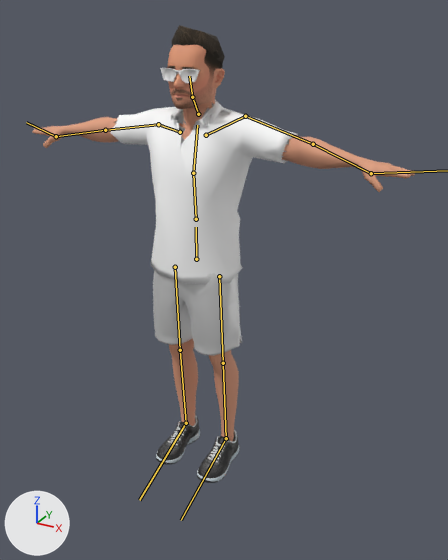
One commit to the FBX model Assets/GameJam/Characters/Squoof/Squoof_Game.fbx: the scene before it, then after it.
Camera for both pictures: a camera (50 mm lens) standing at (1.105, -1.786, 1.734) and looking at (0.109, 0.025, 0.829). Arrows for +X, +Y and +Z are at lower left; the lights stay in place. The older version comes first. The bones that bend it are drawn over the model as lines.

The first picture shows 'Squoof'.
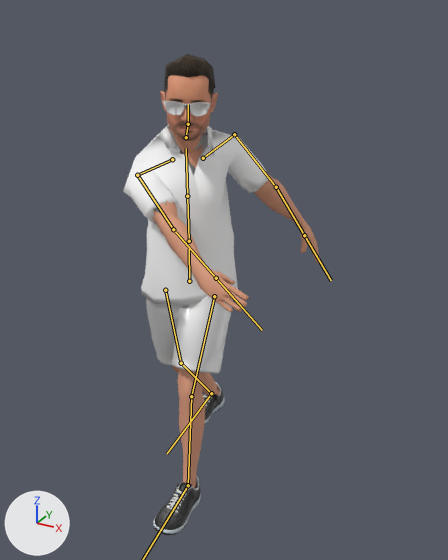
The newer file adds an action. The first version stands in its rest pose; the second is drawn at frame 13 of the action 'Armature|Armature|Armature|Armature|Armature|Slap'.

Edits to the scene script, one JSON object a line:
```json
{"block": "bone_hips", "where": "bone_hips = bpy.data.objects['Armature'].pose.bones['Hips']"}
{"op": "set", "path": "bone_hips.location", "old": "(0.0, 0.0, 0.0)", "new": "(0.0, -0.068, 0.049)"}
{"op": "set", "path": "bone_hips.rotation_quaternion", "old": "(1.0, 0.0, 0.0, 0.0)", "new": "(0.995, 0.0, 0.105, 0.002)", "note": "degrees (0, 0, 0) -> degrees (0, 12, 0)"}
{"block": "bone_spine", "where": "bone_spine = bpy.data.objects['Armature'].pose.bones['Spine']  # child of 'Hips'"}
{"op": "set", "path": "bone_spine.rotation_quaternion", "old": "(1.0, 0.0, 0.0, 0.0)", "new": "(0.993, 0.0, 0.122, -0.007)", "note": "degrees (0, 0, 0) -> degrees (0, 14, -1)"}
{"block": "bone_chest", "where": "bone_chest = bpy.data.objects['Armature'].pose.bones['Chest']  # child of 'Spine'"}
{"op": "set", "path": "bone_chest.rotation_quaternion", "old": "(1.0, 0.0, 0.0, 0.0)", "new": "(0.986, 0.086, 0.138, 0.014)", "note": "degrees (0, 0, 0) -> degrees (10, 16, 3)"}
{"block": "bone_head", "where": "bone_head = bpy.data.objects['Armature'].pose.bones['Head']  # child of 'Neck'"}
{"op": "set", "path": "bone_head.rotation_quaternion", "old": "(1.0, 0.0, 0.0, 0.0)", "new": "(0.993, 0.0, -0.119, 0.025)", "note": "degrees (0, 0, 0) -> degrees (0, -14, 3)"}
{"block": "bone_shoulder_l", "where": "bone_shoulder_l = bpy.data.objects['Armature'].pose.bones['Shoulder.L']  # child of 'Chest'"}
{"op": "set", "path": "bone_shoulder_l.rotation_quaternion", "old": "(1.0, 0.0, 0.0, 0.0)", "new": "(0.991, -0.012, 0.126, -0.032)", "note": "degrees (0, 0, 0) -> degrees (-2, 14, -4)"}
{"block": "bone_upperarm_l", "where": "bone_upperarm_l = bpy.data.objects['Armature'].pose.bones['UpperArm.L']  # child of 'Shoulder.L'"}
{"op": "set", "path": "bone_upperarm_l.rotation_quaternion", "old": "(1.0, 0.0, 0.0, 0.0)", "new": "(0.963, 0.152, -0.035, -0.22)", "note": "degrees (0, 0, 0) -> degrees (18, 0, -26)"}
{"block": "bone_lowerarm_l", "where": "bone_lowerarm_l = bpy.data.objects['Armature'].pose.bones['LowerArm.L']  # child of 'UpperArm.L'"}
{"op": "set", "path": "bone_lowerarm_l.rotation_quaternion", "old": "(1.0, 0.0, 0.0, 0.0)", "new": "(0.997, -0.049, 0.0, -0.063)", "note": "degrees (0, 0, 0) -> degrees (-6, 0, -7)"}
{"block": "bone_hand_l", "where": "bone_hand_l = bpy.data.objects['Armature'].pose.bones['Hand.L']  # child of 'LowerArm.L'"}
{"op": "set", "path": "bone_hand_l.rotation_quaternion", "old": "(1.0, 0.0, 0.0, 0.0)", "new": "(0.96, 0.203, 0.0, -0.194)", "note": "degrees (0, 0, 0) -> degrees (23, 5, -22)"}
{"block": "bone_shoulder_r", "where": "bone_shoulder_r = bpy.data.objects['Armature'].pose.bones['Shoulder.R']  # child of 'Chest'"}
{"op": "set", "path": "bone_shoulder_r.rotation_quaternion", "old": "(1.0, 0.0, 0.0, 0.0)", "new": "(0.941, 0.164, 0.16, 0.249)", "note": "degrees (0, 0, 0) -> degrees (23, 13, 32)"}
{"block": "bone_upperarm_r", "where": "bone_upperarm_r = bpy.data.objects['Armature'].pose.bones['UpperArm.R']  # child of 'Shoulder.R'"}
{"op": "set", "path": "bone_upperarm_r.rotation_quaternion", "old": "(1.0, 0.0, 0.0, 0.0)", "new": "(0.785, 0.458, -0.157, 0.385)", "note": "degrees (0, 0, 0) -> degrees (48, -37, 35)"}
{"block": "bone_lowerarm_r", "where": "bone_lowerarm_r = bpy.data.objects['Armature'].pose.bones['LowerArm.R']  # child of 'UpperArm.R'"}
{"op": "set", "path": "bone_lowerarm_r.rotation_quaternion", "old": "(1.0, 0.0, 0.0, 0.0)", "new": "(0.997, -0.057, 0.0, 0.044)", "note": "degrees (0, 0, 0) -> degrees (-7, 0, 5)"}
{"block": "bone_hand_r", "where": "bone_hand_r = bpy.data.objects['Armature'].pose.bones['Hand.R']  # child of 'LowerArm.R'"}
{"op": "set", "path": "bone_hand_r.rotation_quaternion", "old": "(1.0, 0.0, 0.0, 0.0)", "new": "(0.959, 0.242, 0.0, 0.148)", "note": "degrees (0, 0, 0) -> degrees (28, -4, 16)"}
{"block": "bone_upperleg_l", "where": "bone_upperleg_l = bpy.data.objects['Armature'].pose.bones['UpperLeg.L']  # child of 'Hips'"}
{"op": "set", "path": "bone_upperleg_l.rotation_quaternion", "old": "(1.0, 0.0, 0.0, 0.0)", "new": "(0.964, 0.261, 0.0, -0.057)", "note": "degrees (0, 0, 0) -> degrees (30, 2, -6)"}
{"block": "bone_lowerleg_l", "where": "bone_lowerleg_l = bpy.data.objects['Armature'].pose.bones['LowerLeg.L']  # child of 'UpperLeg.L'"}
{"op": "set", "path": "bone_lowerleg_l.rotation_quaternion", "old": "(1.0, 0.0, 0.0, 0.0)", "new": "(0.983, -0.177, 0.0, 0.046)", "note": "degrees (0, 0, 0) -> degrees (-20, 1, 5)"}
{"block": "bone_foot_l", "where": "bone_foot_l = bpy.data.objects['Armature'].pose.bones['Foot.L']  # child of 'LowerLeg.L'"}
{"op": "set", "path": "bone_foot_l.rotation_quaternion", "old": "(1.0, 0.0, 0.0, 0.0)", "new": "(0.994, -0.055, 0.0, -0.094)", "note": "degrees (0, 0, 0) -> degrees (-6, -1, -11)"}
{"block": "bone_upperleg_r", "where": "bone_upperleg_r = bpy.data.objects['Armature'].pose.bones['UpperLeg.R']  # child of 'Hips'"}
{"op": "set", "path": "bone_upperleg_r.rotation_quaternion", "old": "(1.0, 0.0, 0.0, 0.0)", "new": "(0.996, -0.088, 0.0, 0.032)", "note": "degrees (0, 0, 0) -> degrees (-10, 0, 4)"}
{"block": "bone_lowerleg_r", "where": "bone_lowerleg_r = bpy.data.objects['Armature'].pose.bones['LowerLeg.R']  # child of 'UpperLeg.R'"}
{"op": "set", "path": "bone_lowerleg_r.rotation_quaternion", "old": "(1.0, 0.0, 0.0, 0.0)", "new": "(0.977, -0.21, 0.0, 0.04)", "note": "degrees (0, 0, 0) -> degrees (-24, 1, 4)"}
{"block": "bone_foot_r", "where": "bone_foot_r = bpy.data.objects['Armature'].pose.bones['Foot.R']  # child of 'LowerLeg.R'"}
{"op": "set", "path": "bone_foot_r.rotation_quaternion", "old": "(1.0, 0.0, 0.0, 0.0)", "new": "(0.918, 0.384, 0.0, -0.099)", "note": "degrees (0, 0, 0) -> degrees (45, 4, -10)"}
```

Pixel boxes (x1, y1, x2, y2) of what changed, in the pictures (448 x 560 px):
```json
{"object": "Squoof", "change": "posed", "before": [32, 25, 416, 483], "after": [123, 54, 321, 535], "on screen": "48% narrower"}
{"bone": "Hips", "before": "(196, 259) to (196, 227)", "after": "(189, 281) to (189, 249)"}
{"bone": "Spine", "before": "(196, 219) to (193, 173)", "after": "(189, 241) to (187, 196)"}
{"bone": "Chest", "before": "(193, 173) to (197, 125)", "after": "(187, 196) to (186, 148)"}
{"bone": "Head", "before": "(192, 97) to (189, 76)", "after": "(188, 124) to (188, 104)"}
{"bone": "Shoulder.L", "before": "(206, 135) to (245, 116)", "after": "(203, 158) to (234, 134)"}
{"bone": "UpperArm.L", "before": "(245, 116) to (313, 144)", "after": "(234, 134) to (276, 187)"}
{"bone": "LowerArm.L", "before": "(313, 144) to (371, 173)", "after": "(276, 187) to (304, 235)"}
{"bone": "Shoulder.R", "before": "(180, 132) to (158, 124)", "after": "(172, 159) to (137, 175)"}
{"bone": "UpperArm.R", "before": "(158, 124) to (105, 130)", "after": "(137, 175) to (173, 229)"}
{"bone": "LowerArm.R", "before": "(105, 130) to (56, 136)", "after": "(173, 229) to (216, 278)"}
{"bone": "Hand.R", "before": "(56, 136) to (26, 122)", "after": "(216, 278) to (262, 330)"}
{"bone": "UpperLeg.L", "before": "(219, 276) to (223, 363)", "after": "(214, 296) to (191, 396)"}
{"bone": "LowerLeg.L", "before": "(223, 363) to (226, 438)", "after": "(191, 396) to (188, 485)"}
{"bone": "UpperLeg.R", "before": "(175, 267) to (180, 350)", "after": "(165, 290) to (181, 363)"}
{"bone": "LowerLeg.R", "before": "(180, 350) to (186, 423)", "after": "(181, 363) to (211, 393)"}
{"bone": "Foot.R", "before": "(186, 423) to (139, 500)", "after": "(211, 393) to (167, 453)"}
```
